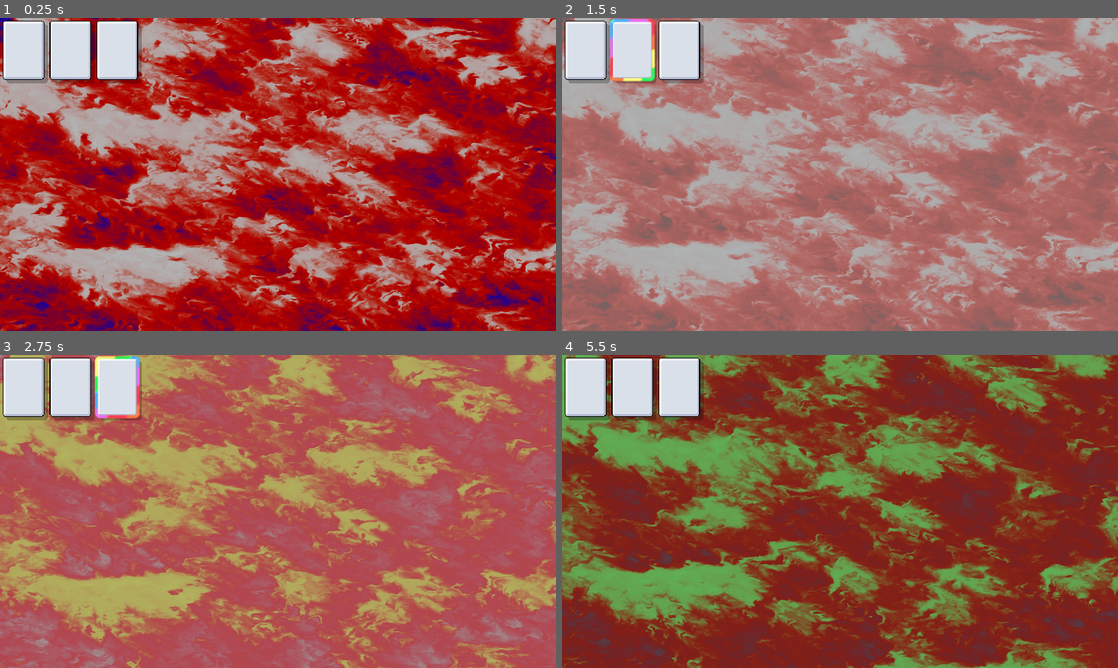
Above: before the commit, frames 1-4 (two rows, left to right).
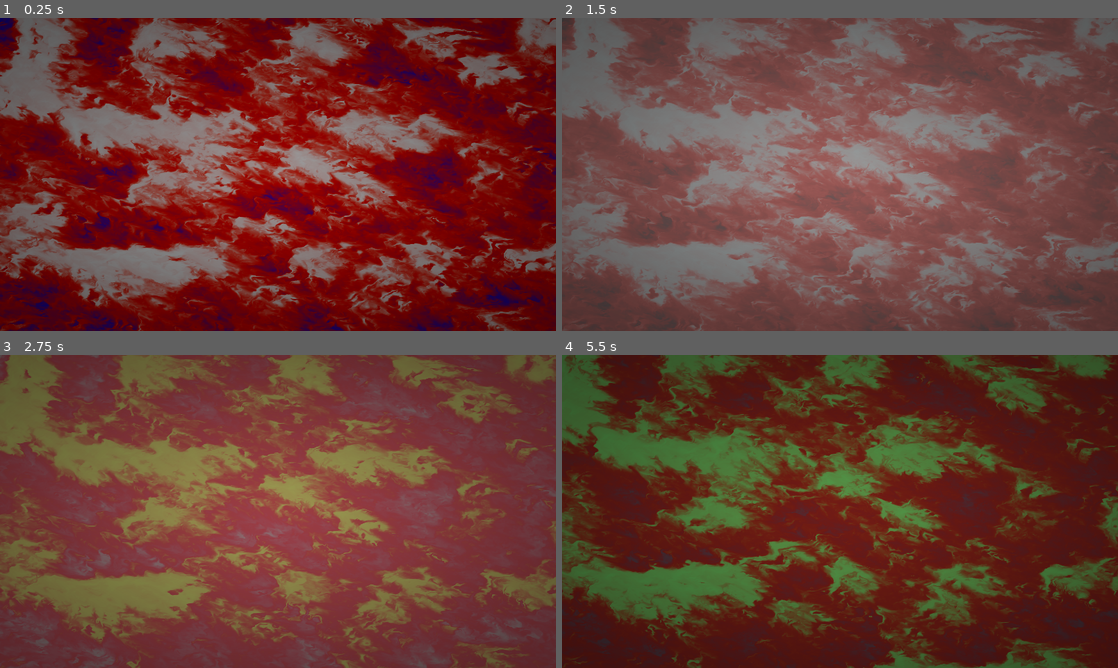
Above: after the commit, the same moments.

Repository: GiftedR/Scoundrel-Godot
Game: Godot game, scene res://Collections/c_Root.tscn
The game is run twice, just before and just after one commit, with the same random seed, the same clock (stepped at 60 frames per second) and the same inputs.
Inputs (mouse positions are in pixels of both pictures, inside the frame that each line leads up to):
- Up to frame 1 (0.25 s): no input
- Up to frame 2 (1.5 s): move the mouse to (584, 49) at 0.52 s; tap G (dev_1) at 0.6 s; move the mouse to (634, 49) at 1.27 s; tap H (dev_2) at 1.35 s
- Up to frame 3 (2.75 s): move the mouse to (116, 386) at 2.02 s; tap G (dev_1) at 2.1 s
- Up to frame 4 (5.5 s): move the mouse to (812, 574) at 2.77 s; tap H (dev_2) at 2.85, 4.35 s; move the mouse to (1006, 558) at 3.52 s; tap G (dev_1) at 3.6, 5.1 s; move the mouse to (673, 464) at 4.27 s; move the mouse to (867, 511) at 5.02 s

The runs differ from the first frame. In frame 1, 98% of the frame differs, in the area x 0-100%, y 0-100%; in frame 2, 99%; in frame 3, 99%; in frame 4, 92%.

Commit message:
Added vignette and color changing when entering game

Diff:
--- a/Collections/c_GameRoot.tscn
+++ b/Collections/c_GameRoot.tscn
@@ -1,22 +1,6 @@
-[gd_scene load_steps=4 format=3 uid="uid://bopg7bsvtdf0u"]
+[gd_scene load_steps=2 format=3 uid="uid://bopg7bsvtdf0u"]
 
 [ext_resource type="Script" path="res://Collections/c_GameRoot/Gameroot.gd" id="1_q13g8"]
-[ext_resource type="PackedScene" uid="uid://bv2cb3m55xmny" path="res://Pieces/p_Card.tscn" id="2_7ul2a"]
-[ext_resource type="PackedScene" uid="uid://vvyn6xghoylk" path="res://Pieces/p_Camera.tscn" id="3_6q54u"]
 
 [node name="nde2_Game_Root" type="Node2D"]
 script = ExtResource("1_q13g8")
-
-[node name="Camera2D" parent="." instance=ExtResource("3_6q54u")]
-
-[node name="ara2_Card" parent="." instance=ExtResource("2_7ul2a")]
-z_as_relative = false
-position = Vector2(-293, -143)
-
-[node name="ara2_Card2" parent="." instance=ExtResource("2_7ul2a")]
-z_as_relative = false
-position = Vector2(-239, -143)
-
-[node name="ara2_Card3" parent="." instance=ExtResource("2_7ul2a")]
-z_as_relative = false
-position = Vector2(-185, -143)
--- a/Collections/c_GameRoot/Gameroot.gd
+++ b/Collections/c_GameRoot/Gameroot.gd
@@ -5,3 +5,6 @@
 
 func _init() -> void:
 	Instance = self
+
+func _enter_tree() -> void:
+	OilBoard.set_oil_transition()
--- a/Collections/c_Root/Root.gd
+++ b/Collections/c_Root/Root.gd
@@ -17,7 +17,7 @@
 	if _loadedGame != null:
 		_loadedGame.queue_free()
 		_loadedGame = null
-
+	add_child(MainCamera.Create())
 	var game:Gameroot = load(path).instantiate()
 	_loadedGame = game
 	add_child.call_deferred(game)
--- a/Pieces/p_Camera.tscn
+++ b/Pieces/p_Camera.tscn
@@ -1,17 +1,30 @@
-[gd_scene load_steps=4 format=3 uid="uid://vvyn6xghoylk"]
+[gd_scene load_steps=7 format=3 uid="uid://vvyn6xghoylk"]
 
-[ext_resource type="Material" uid="uid://1ksbvsfe4hei" path="res://p_Camera/CameraClearColor.tres" id="1_6o21a"]
+[ext_resource type="Material" uid="uid://1ksbvsfe4hei" path="res://Pieces/p_Camera/CameraClearColor.tres" id="1_6o21a"]
+[ext_resource type="Script" path="res://Pieces/p_Camera/Camera.gd" id="1_bni7x"]
 [ext_resource type="Script" path="res://Pieces/p_Camera/OilBoardEffects.gd" id="2_ci8ao"]
+
+[sub_resource type="Gradient" id="Gradient_a8xny"]
+interpolation_mode = 2
+colors = PackedColorArray(0, 0, 0, 0.12549, 0, 0, 0, 0.498039)
+
+[sub_resource type="GradientTexture2D" id="GradientTexture2D_j3e6t"]
+gradient = SubResource("Gradient_a8xny")
+width = 1920
+height = 1080
+fill = 1
+fill_from = Vector2(0.5, 0.5)
 
 [sub_resource type="AnimationLibrary" id="AnimationLibrary_l4ri2"]
 
 [node name="cmr2_Camera" type="Camera2D"]
 position_smoothing_enabled = true
+script = ExtResource("1_bni7x")
 
 [node name="cvl_Camera" type="CanvasLayer" parent="."]
 layer = -128
 
-[node name="clr_Board" type="ColorRect" parent="cvl_Camera"]
+[node name="clr2_Board" type="ColorRect" parent="cvl_Camera"]
 material = ExtResource("1_6o21a")
 clip_contents = true
 anchors_preset = 15
@@ -22,6 +35,15 @@
 mouse_filter = 2
 script = ExtResource("2_ci8ao")
 
+[node name="txr2_Vignette" type="TextureRect" parent="cvl_Camera"]
+anchors_preset = 15
+anchor_right = 1.0
+anchor_bottom = 1.0
+grow_horizontal = 2
+grow_vertical = 2
+texture = SubResource("GradientTexture2D_j3e6t")
+expand_mode = 1
+
 [node name="anp2_Cycle" type="AnimationPlayer" parent="."]
 libraries = {
 "": SubResource("AnimationLibrary_l4ri2")
--- /dev/null
+++ b/Pieces/p_Camera/Camera.gd
@@ -0,0 +1,20 @@
+extends Camera2D
+class_name MainCamera
+
+static var Instance:MainCamera
+
+static func Create() -> MainCamera:
+	return load("res://Pieces/p_Camera.tscn").instantiate()
+
+static func Rebuild() -> void:
+	if !Instance.is_inside_tree():
+		return
+	if Instance != null:
+		Instance.queue_free()
+		Instance = null
+
+	Instance = Create()
+	Gameroot.Instance.add_child(Instance)
+
+func _init() -> void:
+	Instance = self
--- a/Pieces/p_Camera/OilBoardEffects.gd
+++ b/Pieces/p_Camera/OilBoardEffects.gd
@@ -4,6 +4,7 @@
 static var Instance:OilBoard
 
 var _currentColors:Array[Color] = [Color("0000ff"),Color("ff0000"),Color("ffffff")]
+const _defaultColors:Array[Color] = [Color("0000ff"),Color("ff0000"),Color("ffffff")]
 var _targetColors:Array[Color] = []
 var _trans:bool = false
 
@@ -79,17 +80,17 @@
 	gradienttexture.set_gradient(gradient)
 	material.set("shader_parameter/oil_tint_gradient", gradienttexture)
 
-static func static_oil_color(dark_color:Color, mid_color:Color, light_color:Color) -> void:
+static func static_oil_color(dark_color:Color = _defaultColors[0], mid_color:Color = _defaultColors[1], light_color:Color = _defaultColors[2]) -> void:
 	Instance.set_oil_color(dark_color, mid_color, light_color)
 
-static func set_oil_transition(dark_color:Color, mid_color:Color, light_color:Color) -> void:
+static func set_oil_transition(dark_color:Color = _defaultColors[0], mid_color:Color = _defaultColors[1], light_color:Color = _defaultColors[2]) -> void:
 	Instance.transition_oil_color(dark_color, mid_color, light_color)
 
-static func set_solid_color(color:Color) -> void:
-	static_oil_color(color,color,Color.WHITE)
+static func set_solid_color(item_color:Color) -> void:
+	static_oil_color(item_color,item_color,Color.WHITE)
 
-static func set_solid_transition(color:Color) -> void:
-	set_oil_transition(color, color, Color.WHITE)
+static func set_solid_transition(item_color:Color) -> void:
+	set_oil_transition(item_color, item_color, Color.WHITE)
 
 static func random_oil_transition() -> void:
 	set_oil_transition(_colors.pick_random(), _colors.pick_random(), _colors.pick_random())
Renamed: p_Camera/CameraClearColor.tres -> Pieces/p_Camera/CameraClearColor.tres
